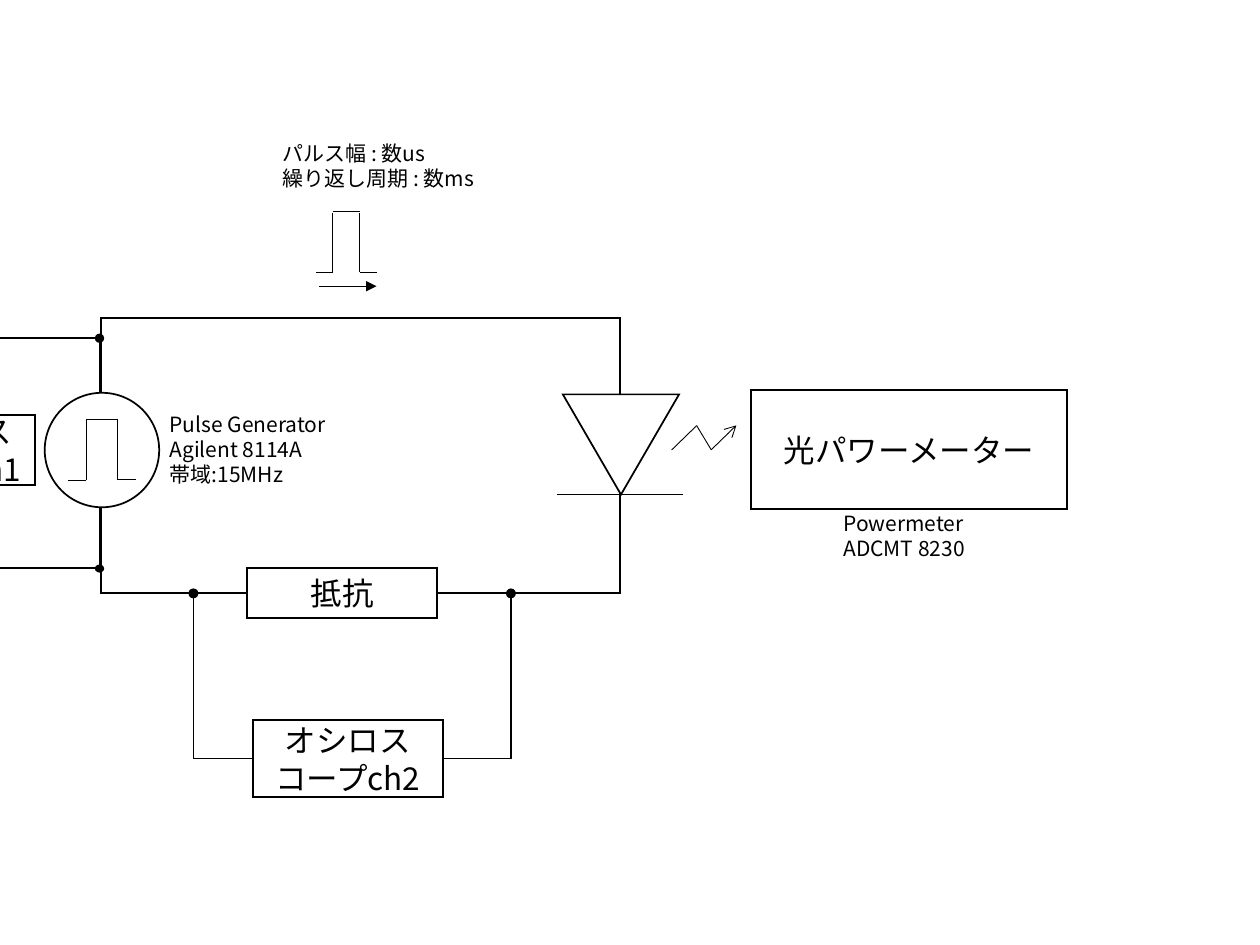
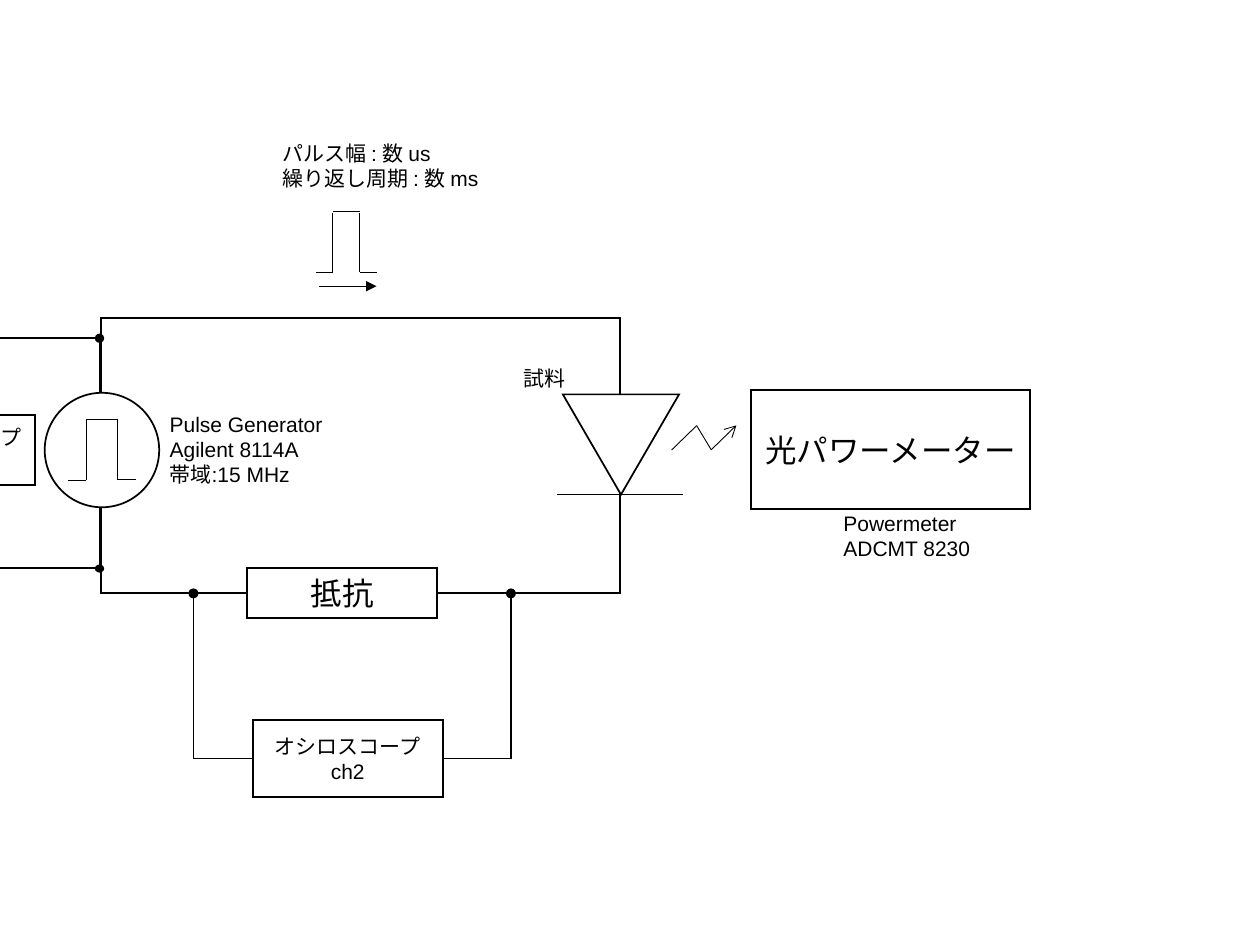
Before and after one commit to komatsubara/yakisaba, a slide deck: slide 2 of 修論/本文0105/figure/fig_2_2_IL_setup.pptx. Drawn at 1260x945 pixels with LibreOffice and Linux fonts; fonts in the diff are those of the drawing. Boxes give left, top, right and bottom in pixels: in the first picture for what was removed or moved away, otherwise in the second. Text is boxed around its words. In the diff, an @@ line names an element or a change of style, - is before the commit and + after.

```diff
--- a/修論/本文0105/figure/fig_2_2_IL_setup.pptx
+++ b/修論/本文0105/figure/fig_2_2_IL_setup.pptx
@@ text at (x1=282, y1=143, x2=478, y2=188): text changed; font Noto Sans CJK JP to Arial @@
-パルス幅 : 数us
-繰り返し周期 : 数ms
+パルス幅 : 数 us
+繰り返し周期 : 数 ms
@@ text added at (x1=523, y1=368, x2=565, y2=388), 12 pt, text #000000 @@
+試料
@@ rectangle "オシロスコープch1" at (x1=0, y1=415, x2=34, y2=485): size 18 to 12 pt, font Noto Sans CJK JP to Arial @@
@@ text at (x1=170, y1=416, x2=322, y2=462): font Noto Sans CJK JP to Arial in "Pulse Generator", "Agilent 8114A" @@
@@ rectangle "光パワーメーター" at (x1=751, y1=391, x2=1029, y2=509): font Noto Sans CJK JP to Arial @@
@@ rectangle "光パワーメーター" resized from (x1=751, y1=391, x2=1067, y2=509) to (x1=751, y1=391, x2=1029, y2=509) @@
@@ text at (x1=170, y1=461, x2=290, y2=484): text changed; font Noto Sans CJK JP to Arial @@
-帯域:15MHz
+帯域:15 MHz
@@ text "Powermeter" at (x1=843, y1=516, x2=970, y2=557): font Noto Sans CJK JP to Arial @@
@@ rectangle "オシロスコープch2" at (x1=253, y1=721, x2=444, y2=798): size 18 to 12 pt, font Noto Sans CJK JP to Arial @@
```
Also in this commit, not shown: 22 other files.
